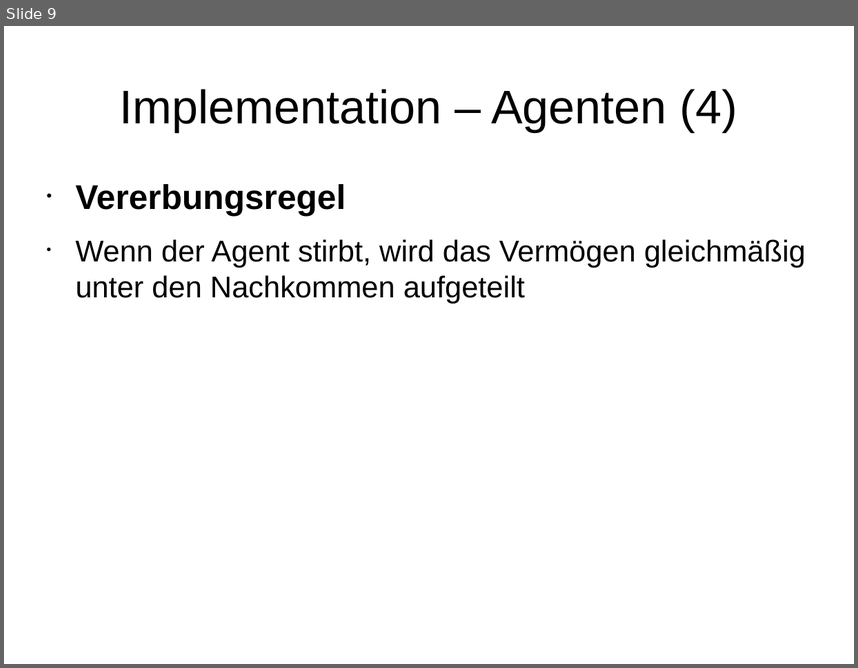
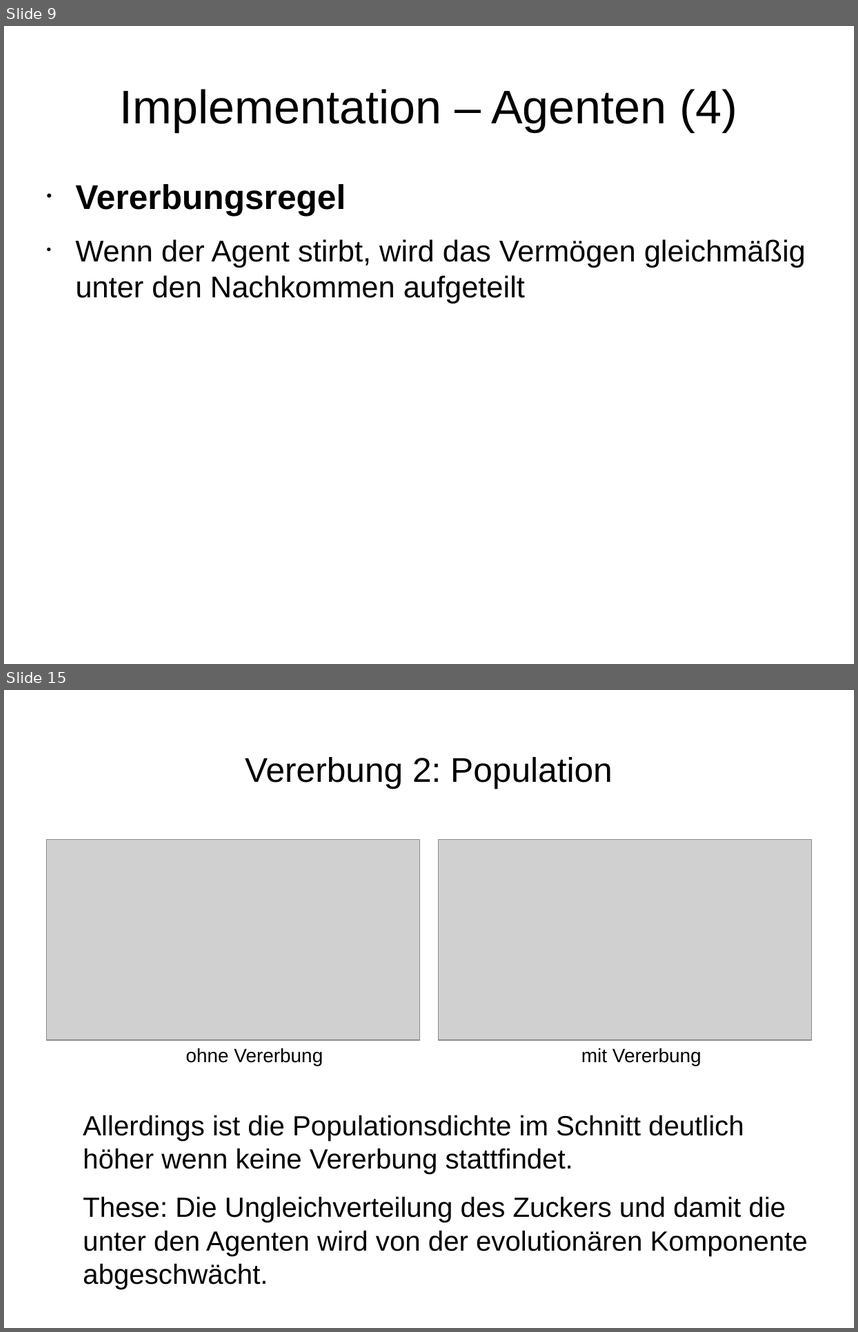
Before and after one commit to wsmirnow/Sugarscape, a slide deck: Presentation/Presentation.odp. Shown one above the other, each under a label of ours: slide 9 before the commit, slides 9 and 15 after it; the slides between them are not shown. The pictures are 858x668 and 858x1332 pixels, drawn with LibreOffice and Linux fonts; fonts in the diff are those of the drawing; grey boxes stand for pictures. Boxes give left, top, right and bottom in pixels: in the first picture for what was removed or moved away, otherwise in the second. Text is boxed around its words. In the diff, an @@ line names an element or a change of style, - is before the commit and + after.

```diff
--- a/Presentation/Presentation.odp
+++ b/Presentation/Presentation.odp
@@ slide 15 added at (4,690,854,1328), background #FFFFFF @@
@@ title added at (245,757,613,789), 32 pt, text #000000 @@
+Vererbung 2: Population
@@ picture added at (46,839,420,1039) @@
@@ picture added at (438,839,812,1039) @@
@@ text added at (186,1047,323,1065), 18 pt, text #000000 @@
+ohne Vererbung
@@ text added at (582,1047,702,1065), 18 pt, text #000000 @@
+mit Vererbung
@@ text added at (83,1115,808,1256), 25.9 pt, text #000000 @@
+Allerdings ist die Populationsdichte im Schnitt deutlich höher wenn keine Vererbung stattfindet.
+These: Die Ungleichverteilung des Zuckers und damit die unter den Agenten wird von der evolutionären Komponente abgeschwächt.
```
Also in this commit, not shown: 9 other slides added.
